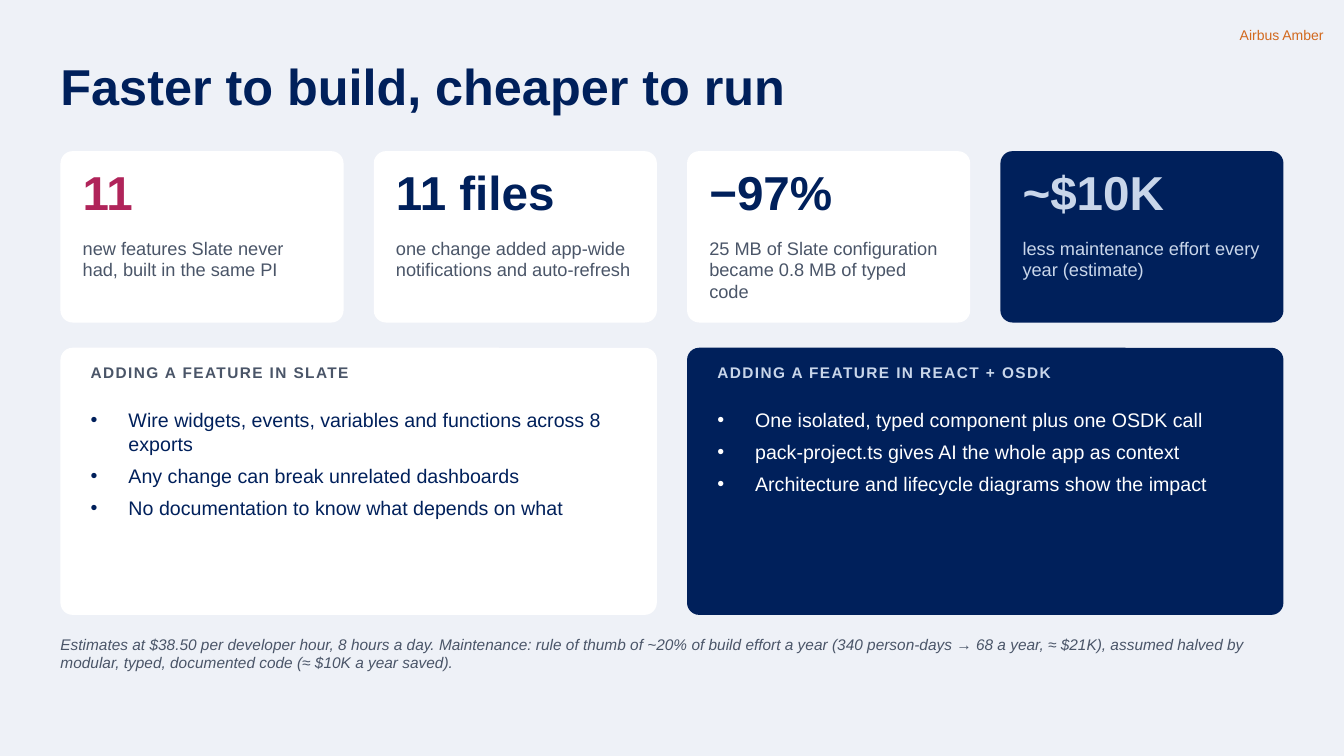
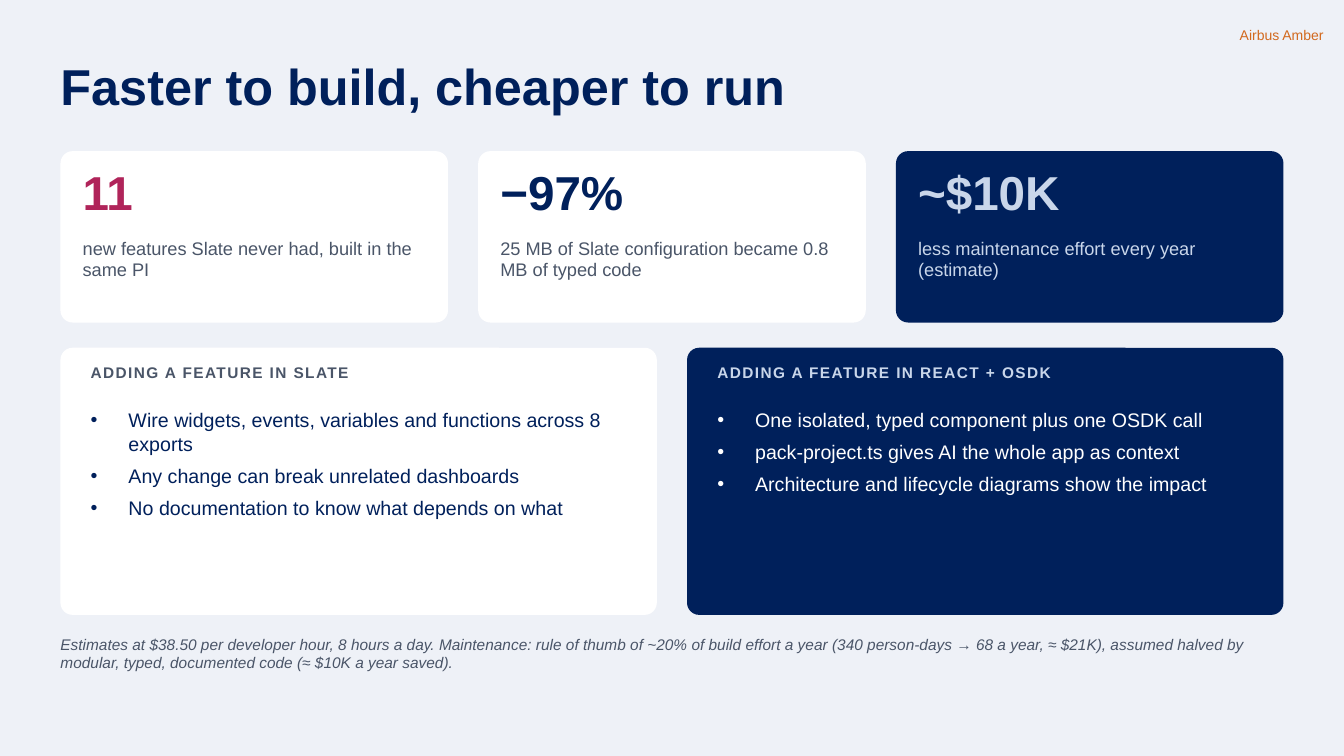
Before and after one commit to nithinram97/archify, a slide deck: slide 9 of erm-migration/docs/ERM-Migration-Jury-Pitch.pptx. Drawn at 1344x756 pixels with LibreOffice and Linux fonts; fonts in the diff are those of the drawing. Boxes give left, top, right and bottom in pixels: in the first picture for what was removed or moved away, otherwise in the second. Text is boxed around its words. In the diff, an @@ line names an element or a change of style, - is before the commit and + after.

```diff
--- a/erm-migration/docs/ERM-Migration-Jury-Pitch.pptx
+++ b/erm-migration/docs/ERM-Migration-Jury-Pitch.pptx
@@ rounded rectangle: place and size @@
-rounded rectangle at box(60, 151, 344, 323)
+rounded rectangle at box(60, 151, 448, 323)
@@ text removed at box(396, 175, 554, 211) @@
-11 files
@@ rounded rectangle: place and size @@
-rounded rectangle at box(374, 151, 657, 323)
+rounded rectangle at box(478, 151, 865, 323)
@@ text "−97%": place and size @@
-text "−97%" at box(709, 176, 832, 211)
+text "−97%" at box(500, 176, 623, 211)
@@ rounded rectangle removed at box(688, 151, 971, 323) @@
@@ rounded rectangle: place and size @@
-rounded rectangle at box(1000, 151, 1284, 323)
+rounded rectangle at box(896, 151, 1284, 323)
@@ text "~$10K": place and size @@
-text "~$10K" at box(1023, 174, 1164, 214)
+text "~$10K" at box(918, 174, 1059, 214)
@@ text "new features Slate never had, ..." rewrapped from box(83, 242, 283, 278) to box(83, 242, 412, 276) @@
@@ text "25 MB of Slate configuration ..." rewrapped from box(709, 242, 937, 298) to box(500, 242, 828, 280) @@
@@ text "less maintenance effort every year ..." rewrapped from box(1023, 242, 1259, 280) to box(918, 242, 1195, 280) @@
@@ text removed at box(396, 242, 630, 276) @@
-one change added app-wide notifications and auto-refresh
```
Also in this commit, not shown: 4 other files.
